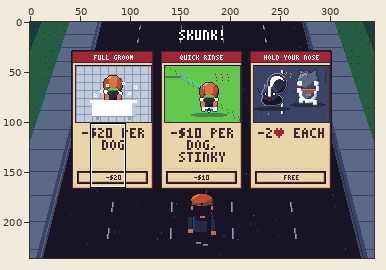
Two versions of one pixel-art file, art/help/help-cards.aseprite. Above, an overview of the earlier version with the close-up marked.
Close-up. Before:
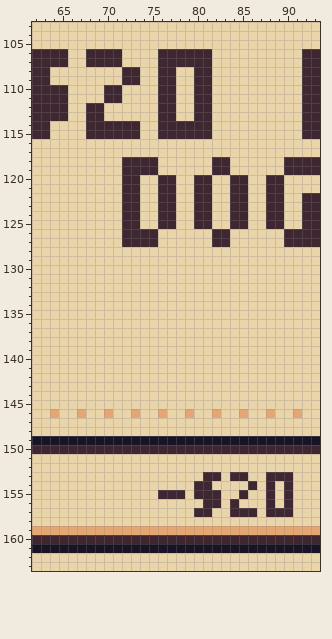
344x236 pixels, 1 frame. Shown: x 62..93, y 103..163. The commit also changed other parts of the picture, which this record leaves out.
New version:
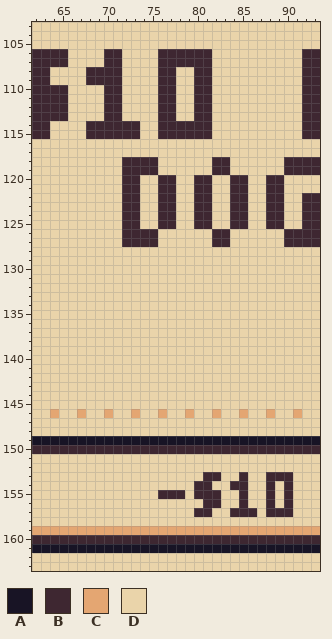
Palette (. is transparent): A #181425  B #3e2731  C #e4a672  D #ead4aa
Edits made:
@@ x 66..75 @@
 105 DDDDDDDDDD
-106 DDBBBBDDDD
-107 DDBBBBDDDD
-108 DDDDDDBBDD
-109 DDDDDDBBDD
+106 DDDDBBDDDD
+107 DDDDBBDDDD
+108 DDBBBBDDDD
+109 DDBBBBDDDD
 110 DDDDBBDDDD
 111 DDDDBBDDDD
-112 DDBBDDDDDD
-113 DDBBDDDDDD
+112 DDDDBBDDDD
+113 DDDDBBDDDD
 114 DDBBBBBBDD
@@ x 82..88 @@
 152 DDDDDDD
-153 BDBBDDB
-154 DDDDBDB
+153 BDDBDDB
+154 DDBBDDB
 155 BDDBDDB
-156 BDBDDDB
+156 BDDBDDB
 157 DDBBBDB
Pixel boxes of the changes (left, top, right, bottom) in both close-ups:
changed: (86, 49, 140, 121)
changed: (230, 472, 257, 508)
